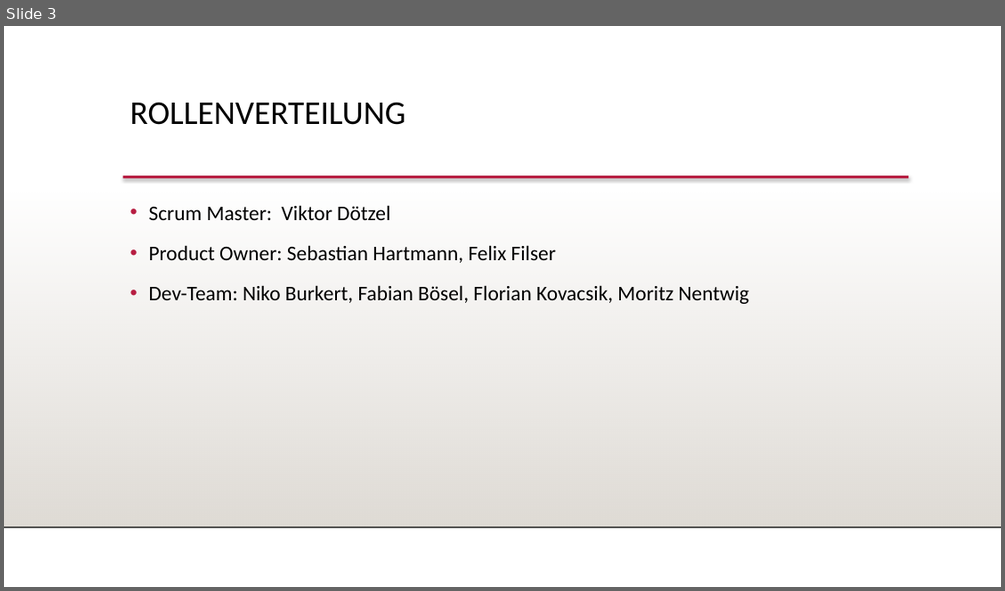
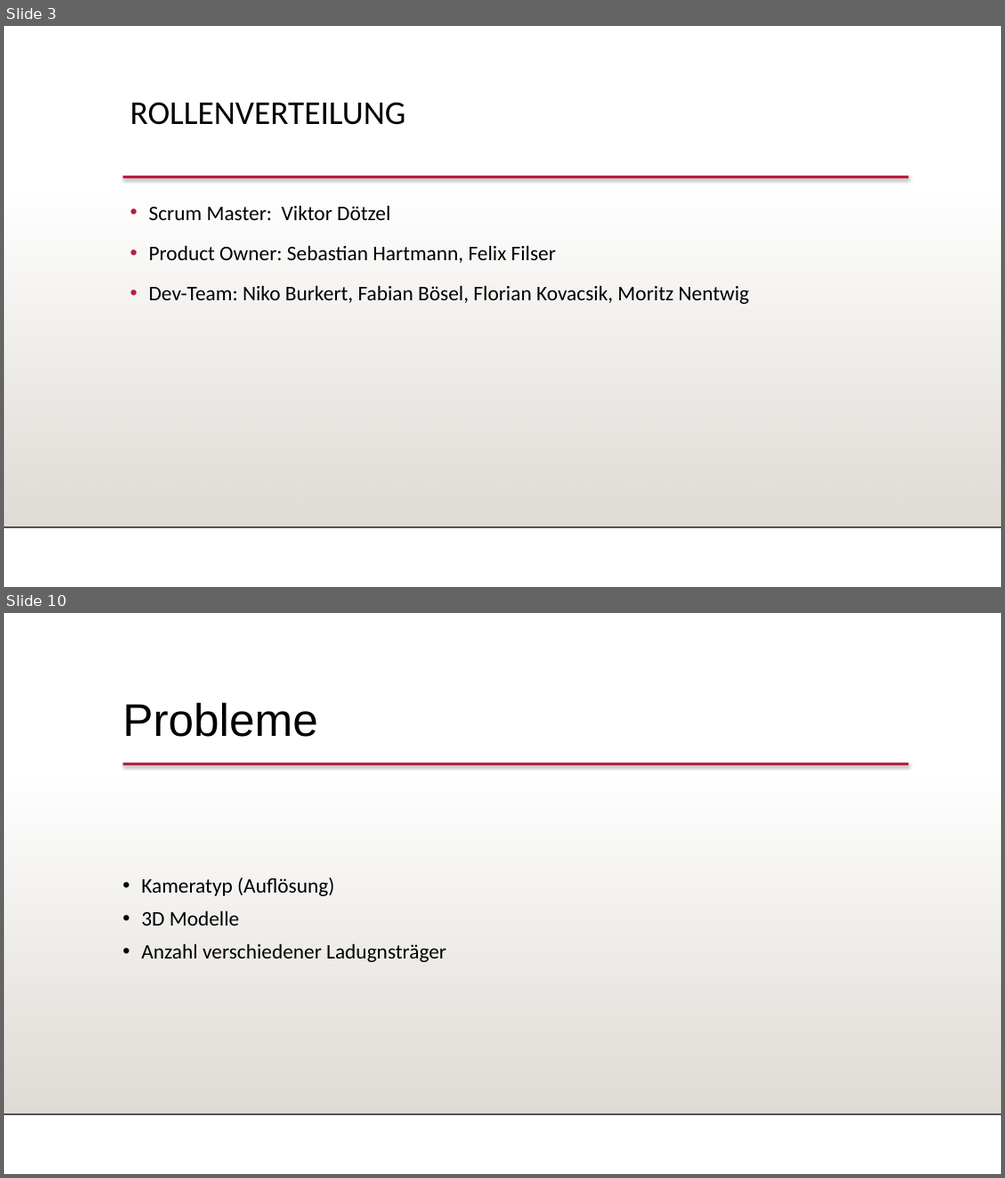
Before and after one commit to FeFi7/CarrierTracking, a slide deck: Dokumentation/MeilensteinPraesentation.pptx. Shown one above the other, each under a label of ours: slide 3 before the commit, slides 3 and 10 after it; the slides between them are not shown. The pictures are 1005x591 and 1005x1178 pixels, drawn with LibreOffice and Linux fonts; fonts in the diff are those of the drawing; background and template pictures are left out. Boxes give left, top, right and bottom in pixels: in the first picture for what was removed or moved away, otherwise in the second. Text is boxed around its words. In the diff, an @@ line names an element or a change of style, - is before the commit and + after.

```diff
--- a/Dokumentation/MeilensteinPraesentation.pptx
+++ b/Dokumentation/MeilensteinPraesentation.pptx
@@ slide 10 added at [4,613,1001,1174], background #FFFFFF; not listed: 3 template elements that a slide beside it also shows @@
@@ title added at [122,702,318,737], 44 pt, text #000000 @@
+Probleme
@@ subtitle added at [141,877,446,962], 20 pt, text #000000 @@
+• Kameratyp (Auflösung)
+• 3D Modelle
+• Anzahl verschiedener Ladugnsträger
```
Also in this commit, not shown: 5 slides changed, 3 other slides added, 1 slide removed.
